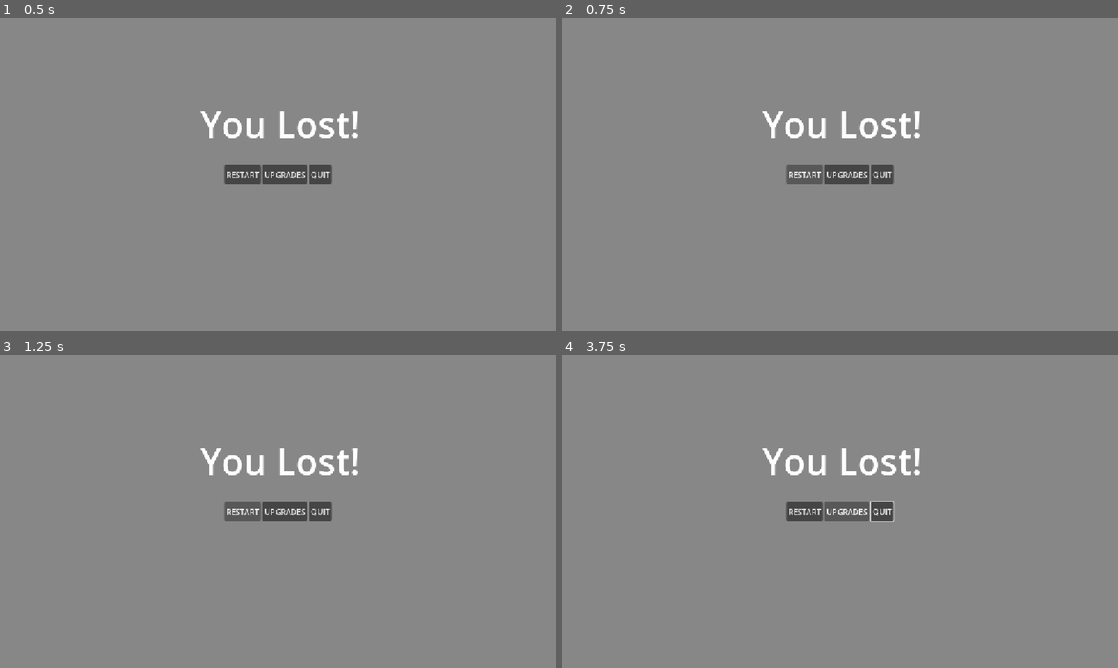
Above: before the commit, frames 1-4 (two rows, left to right).
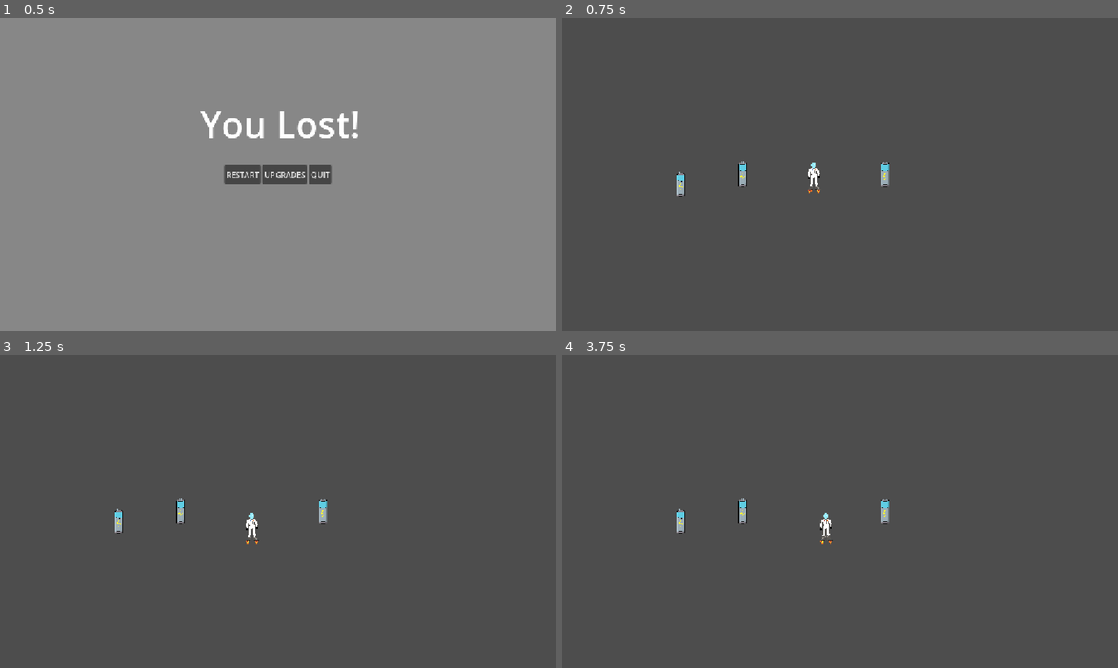
Above: after the commit, the same moments.

Repository: totallyastudentaccount/rpg
Game: Godot game, scene res://scene/computer/apps/spaceRPG/LevelLost.tscn
Same seed, same stepped clock (60 frames per second), same inputs: the game is played once before the commit and once after it. This scene is started directly instead of the project's main scene.
Inputs (mouse positions are in pixels of both pictures, inside the frame that each line leads up to):
- Up to frame 1 (0.5 s): no input
- Up to frame 2 (0.75 s): click "RESTART" at 0.5 s
- Up to frame 3 (1.25 s): no input
- Up to frame 4 (3.75 s): click (806, 511) at 1.25 s, where only the run before the commit has a clickable "RESTART"; click (806, 511) at 2 s, where only the run before the commit has a clickable "RESTART"; click (845, 511) at 2.75 s, where only the run before the commit has a clickable "UPGRADES"; tap Enter at 3.5 s; hold Right (ui_right) from 3.53 s (still down); tap E (interact) at 3.6 s

Frame 1 is identical in both runs. In frame 2, 99% of the frame differs, in the area x 0-100%, y 0-100%; in frame 3, 99%; in frame 4, 99%.

Commit message:
Added currency and upgrade stuff

Diff:
--- /dev/null
+++ b/GameData.gd
@@ -0,0 +1,18 @@
+# GameData.gd
+extends Node
+
+var coins: int = 0
+
+# Upgrade Levels & Multipliers
+var booster_level: int = 1
+var booster_cost: int = 10
+
+var hint_level: int = 1
+var hint_cost: int = 15
+
+var teleport_level: int = 1
+var teleport_cost: int = 20
+
+func add_coins(amount: int) -> void:
+	coins += amount
+	print("Coins collected! Total: ", coins)
--- a/project.godot
+++ b/project.godot
@@ -18,9 +18,11 @@
 [autoload]
 
 TimeManager="*uid://cgpiqfwpxy8j8"
+GameData="*uid://cgqntia1q53a5"
 
 [display]
 
+window/size/mode=2
 window/stretch/mode="canvas_items"
 window/stretch/aspect="expand"
 
--- a/scene/computer/apps/spaceRPG/LevelLost.tscn
+++ b/scene/computer/apps/spaceRPG/LevelLost.tscn
@@ -2,13 +2,13 @@
 
 [sub_resource type="GDScript" id="GDScript_3ao4k"]
 resource_name = "LevelLost"
-script/source = "# LevelWon.gd
-extends Control
+script/source = "extends Control
 
 @export_file(\"*.tscn\") var next_level_path: String = \"res://scene/computer/apps/spaceRPG/level2.tscn\"
 @export_file(\"*.tscn\") var upgrades_path: String = \"res://scene/computer/apps/spaceRPG/Upgrades.tscn\"
 
 func _on_next_level_button_pressed() -> void:
+	print(\"Next Level button clicked!\")
 	var desktop = get_tree().get_first_node_in_group(\"DesktopUI\")
 	if desktop:
 		desktop.change_subviewport_scene(next_level_path)
@@ -16,6 +16,7 @@
 		get_tree().change_scene_to_file(next_level_path)
 
 func _on_upgrade_button_pressed() -> void:
+	print(\"Upgrade button clicked!\")
 	var desktop = get_tree().get_first_node_in_group(\"DesktopUI\")
 	if desktop:
 		desktop.change_subviewport_scene(upgrades_path)
@@ -23,6 +24,7 @@
 		get_tree().change_scene_to_file(upgrades_path)
 
 func _on_quit_button_pressed() -> void:
+	print(\"Quit button clicked!\")
 	var desktop = get_tree().get_first_node_in_group(\"DesktopUI\")
 	if desktop:
 		desktop.close_current_app()
@@ -89,4 +91,6 @@
 layout_mode = 2
 text = "QUIT"
 
-[connection signal="pressed" from="HBoxContainer/Button" to="." method="_on_button_pressed"]
+[connection signal="pressed" from="HBoxContainer/Button" to="." method="_on_next_level_button_pressed"]
+[connection signal="pressed" from="HBoxContainer/Button3" to="." method="_on_upgrade_button_pressed"]
+[connection signal="pressed" from="HBoxContainer/Button2" to="." method="_on_quit_button_pressed"]
--- a/scene/computer/apps/spaceRPG/Upgrades.tscn
+++ b/scene/computer/apps/spaceRPG/Upgrades.tscn
@@ -1,6 +1,59 @@
 [gd_scene format=3 uid="uid://c7fhiofftwsk7"]
 
 [ext_resource type="Texture2D" uid="uid://c2toy2ejc52at" path="res://icon.svg" id="1_up0xt"]
+
+[sub_resource type="GDScript" id="GDScript_p6c7r"]
+resource_name = "upgrades"
+script/source = "# Upgrades.gd
+extends Control
+
+@onready var coins_label: Label = $Label # Main UI text showing total coins
+@onready var vbox1: VBoxContainer = $HBoxContainer/VBoxContainer
+@onready var vbox2: VBoxContainer = $HBoxContainer/VBoxContainer2
+@onready var vbox3: VBoxContainer = $HBoxContainer/VBoxContainer3
+
+func _ready() -> void:
+	update_ui()
+
+func update_ui() -> void:
+	# Update top coin display
+	if coins_label:
+		coins_label.text = \"Coins: \" + str(GameData.coins)
+
+	# Update VBoxContainer 1 (Booster)[cite: 4]
+	vbox1.get_node(\"Label\").text = \"Booster (Lvl \" + str(GameData.booster_level) + \")\"
+	vbox1.get_node(\"Label2\").text = \"Cost: \" + str(GameData.booster_cost) + \" Coins\"
+
+	# Update VBoxContainer 2 (Hint)[cite: 4]
+	vbox2.get_node(\"Label\").text = \"Hint Upgrade (Lvl \" + str(GameData.hint_level) + \")\"
+	vbox2.get_node(\"Label2\").text = \"Cost: \" + str(GameData.hint_cost) + \" Coins\"
+
+	# Update VBoxContainer 3 (Teleport)[cite: 4]
+	vbox3.get_node(\"Label\").text = \"Teleport (Lvl \" + str(GameData.teleport_level) + \")\"
+	vbox3.get_node(\"Label2\").text = \"Cost: \" + str(GameData.teleport_cost) + \" Coins\"
+
+# Connect TextureRect / Button GUI Input or Button pressed signals to these functions:
+func _on_booster_buy_pressed() -> void:
+	if GameData.coins >= GameData.booster_cost:
+		GameData.coins -= GameData.booster_cost
+		GameData.booster_level += 1
+		GameData.booster_cost = int(GameData.booster_cost * 1.5)
+		update_ui()
+
+func _on_hint_buy_pressed() -> void:
+	if GameData.coins >= GameData.hint_cost:
+		GameData.coins -= GameData.hint_cost
+		GameData.hint_level += 1
+		GameData.hint_cost = int(GameData.hint_cost * 1.5)
+		update_ui()
+
+func _on_teleport_buy_pressed() -> void:
+	if GameData.coins >= GameData.teleport_cost:
+		GameData.coins -= GameData.teleport_cost
+		GameData.teleport_level += 1
+		GameData.teleport_cost = int(GameData.teleport_cost * 1.5)
+		update_ui()
+"
 
 [node name="Upgrades" type="Control" unique_id=336744926]
 layout_mode = 3
@@ -11,6 +64,7 @@
 grow_vertical = 2
 size_flags_horizontal = 4
 size_flags_vertical = 4
+script = SubResource("GDScript_p6c7r")
 
 [node name="ColorRect" type="ColorRect" parent="." unique_id=1824733426]
 layout_mode = 1
--- /dev/null
+++ b/scene/computer/apps/spaceRPG/coin.tscn
@@ -0,0 +1,30 @@
+[gd_scene format=3 uid="uid://bs0ilodly1wdo"]
+
+[sub_resource type="GDScript" id="GDScript_8hxtv"]
+resource_name = "coin"
+script/source = "# Coin.gd
+extends Area2D
+
+@export var coin_value: int = 1
+
+func _ready() -> void:
+	body_entered.connect(_on_body_entered)
+
+func _on_body_entered(body: Node2D) -> void:
+	if body.is_in_group(\"Player\") or body.name == \"Player\":
+		GameData.add_coins(coin_value)
+		queue_free() # Remove coin from scene
+"
+
+[sub_resource type="CircleShape2D" id="CircleShape2D_p6c7r"]
+
+[sub_resource type="SpriteFrames" id="SpriteFrames_goxiw"]
+
+[node name="Coin" type="Area2D" unique_id=409494748]
+script = SubResource("GDScript_8hxtv")
+
+[node name="CollisionShape2D" type="CollisionShape2D" parent="." unique_id=285645181]
+shape = SubResource("CircleShape2D_p6c7r")
+
+[node name="AnimatedSprite2D" type="AnimatedSprite2D" parent="." unique_id=224602859]
+sprite_frames = SubResource("SpriteFrames_goxiw")
--- a/scene/computer/apps/spaceRPG/spacePC.tscn
+++ b/scene/computer/apps/spaceRPG/spacePC.tscn
@@ -8,22 +8,43 @@
 extends CharacterBody2D
 
 # --- Top-Down Movement Parameters ---
-@export var max_speed: float = 200.0
+@export var base_max_speed: float = 200.0
 @export var acceleration: float = 1200.0  # Controls how quickly you reach max speed
 @export var friction: float = 800.0       # Controls smooth deceleration/stopping
 
 # --- Rocket Thruster & Gravity Parameters ---
-@export var max_fuel: float = 2.0
+@export var base_max_fuel: float = 2.0
 @export var boost_accel: float = -900.0   # Smooth upward thrust (no instant jump)
 @export var rising_gravity: float = 600.0  # Lower gravity while thrusting up
-@export var falling_gravity: float = 1800.0 # High gravity for a snappy, fast fall
+@export var base_falling_gravity: float = 1800.0 # High gravity for a snappy, fast fall
 @export var max_fall_speed: float = 800.0 # Terminal velocity cap
 @export var fall_limit_y: float = 1000.0  # Y position threshold that triggers Level Lost
 
-var current_fuel: float = max_fuel
+# Effective stats modified by upgrades
+var max_speed: float
+var max_fuel: float
+var falling_gravity: float
+
+var current_fuel: float
 var is_boosting: bool = false
 
 @onready var sprite: AnimatedSprite2D = $AnimatedSprite2D
+
+func _ready() -> void:
+	# Add player to group so coins and desktop UI can find it
+	add_to_group(\"Player\")
+	apply_upgrades()
+
+func apply_upgrades() -> void:
+	# Booster level increases max fuel capacity
+	max_fuel = base_max_fuel + ((GameData.booster_level - 1) * 0.75)
+	current_fuel = max_fuel
+
+	# Teleport level slightly increases max horizontal speed
+	max_speed = base_max_speed + ((GameData.teleport_level - 1) * 25.0)
+
+	# Hint level reduces falling gravity for smoother control
+	falling_gravity = max(600.0, base_falling_gravity - ((GameData.hint_level - 1) * 150.0))
 
 func _physics_process(delta: float) -> void:
 	handle_smooth_movement(delta)
Not shown, added: GameData.gd.uid
